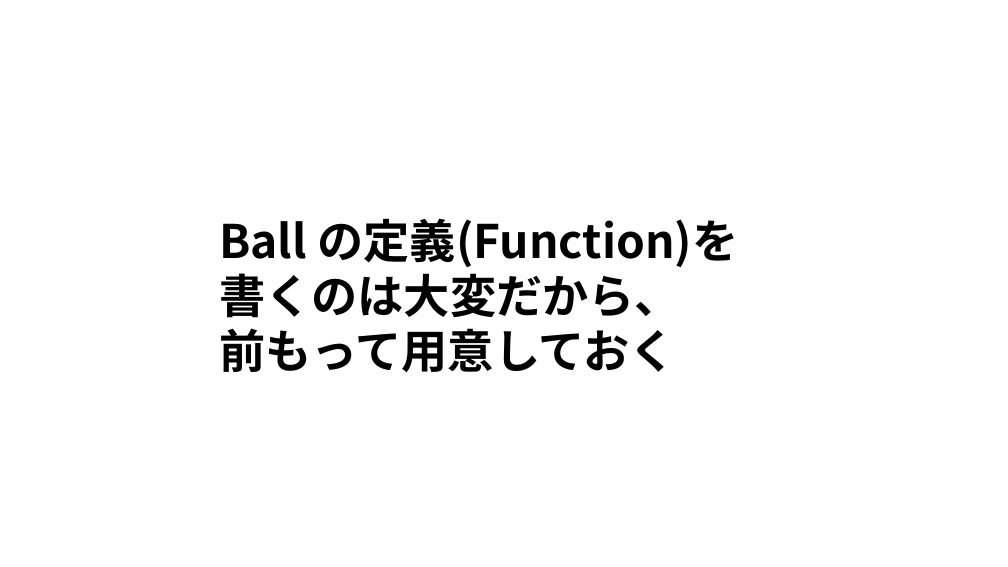
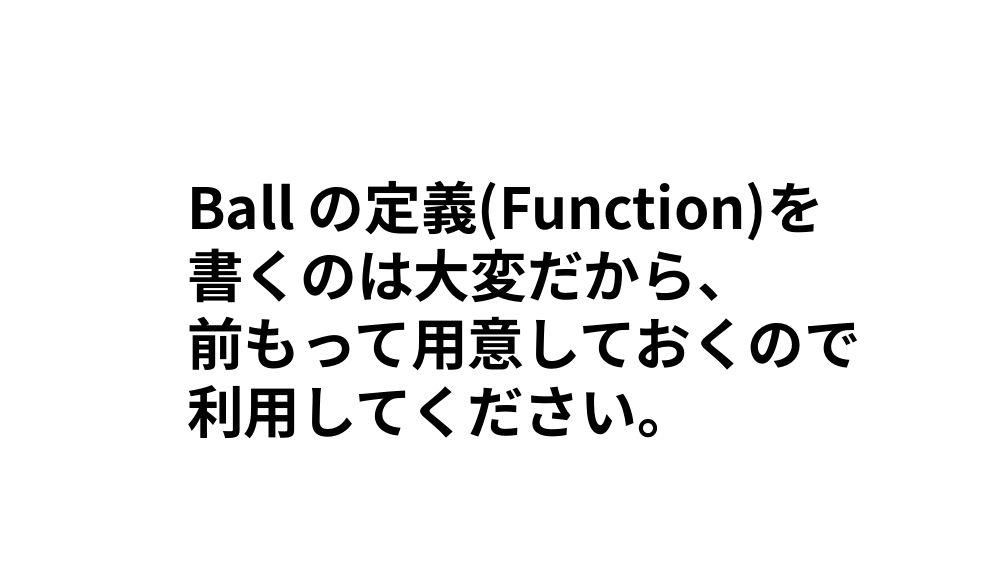
Before and after one commit to amami-harhid/p5jsPracticeSamples, a slide deck: slide 112 of Documents/p5Js_practice02.pptx (slide 72 before the commit). Drawn at 1008x567 pixels with LibreOffice and Linux fonts; fonts in the diff are those of the drawing. Boxes give left, top, right and bottom in pixels: in the first picture for what was removed or moved away, otherwise in the second. Text is boxed around its words. In the diff, an @@ line names an element or a change of style, - is before the commit and + after.

```diff
--- a/Documents/p5Js_practice02.pptx
+++ b/Documents/p5Js_practice02.pptx
@@ text "Ball の定義(Function)を": place and size @@
-text "Ball の定義(Function)を" at [219, 218, 739, 372]
+text "Ball の定義(Function)を" at [187, 180, 861, 438]
@@ text at [187, 180, 824, 303]: size 44 to 54 pt in "Ball の定義(Function)を", "書くのは大変だから、" @@
@@ text at [187, 316, 861, 438]: text changed; size 44 to 54 pt @@
-前もって用意しておく
+前もって用意しておくので
+利用してください。
```
Also in this commit, not shown: 5 other slides changed, 42 slides added, 1 slide removed.
